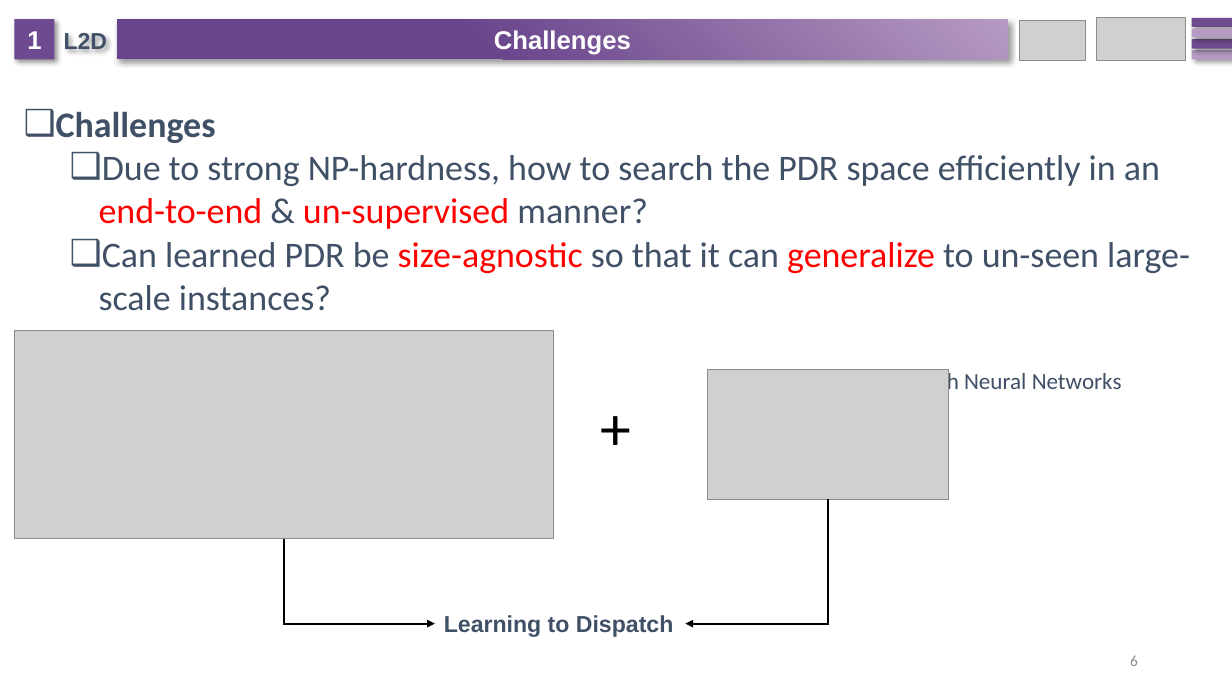
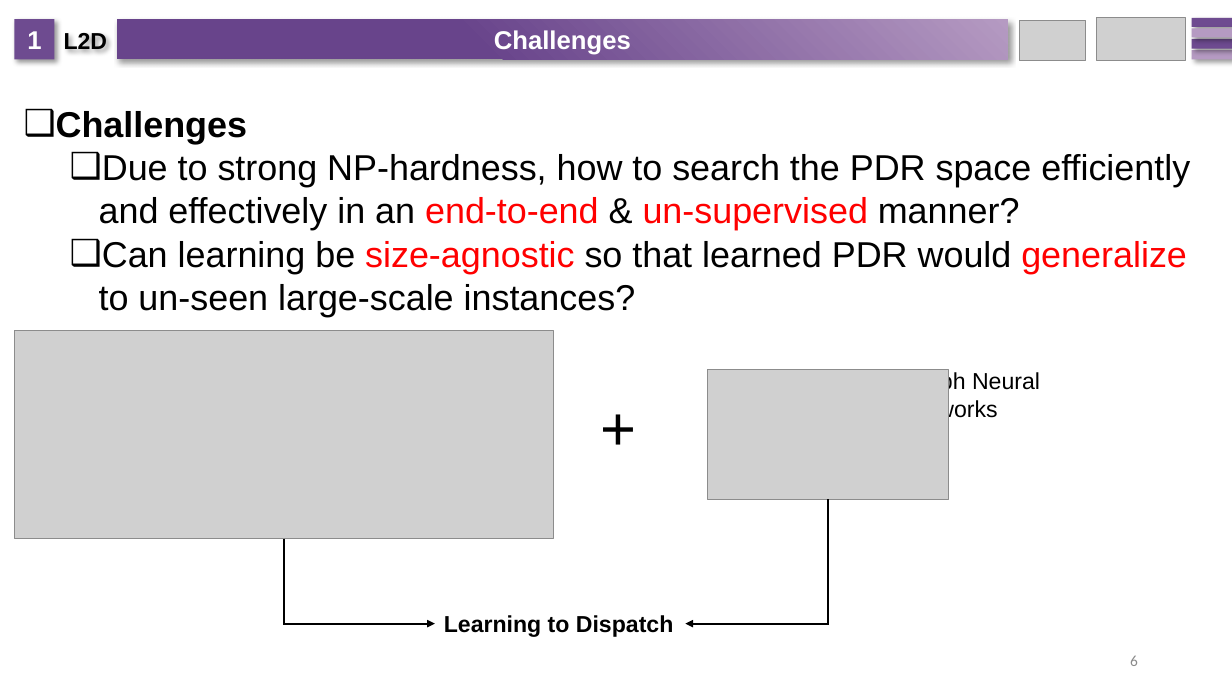
Before and after one commit to zcaicaros/L2D, a slide deck: slide 6 of NeurIPS L2D.pptx. Drawn at 1232x693 pixels with LibreOffice and Linux fonts; fonts in the diff are those of the drawing; grey boxes stand for pictures. Boxes give left, top, right and bottom in pixels: in the first picture for what was removed or moved away, otherwise in the second. Text is boxed around its words. In the diff, an @@ line names an element or a change of style, - is before the commit and + after.

```diff
--- a/NeurIPS L2D.pptx
+++ b/NeurIPS L2D.pptx
@@ text "L2D" at [64,30,108,54]: text colour #405067 to #000000 @@
@@ text at [56,111,247,144]: font Calibri to Arial, text colour #405067 to #000000 in "Challenges" @@
@@ text at [99,154,1190,317]: text changed; font Calibri to Arial; text colour #405067 to #000000 @@
-  ❑ Due to strong NP-hardness, how to search the PDR space efficiently in an end-to-end & un-supervised manner?
-  ❑ Can learned PDR be size-agnostic so that it can generalize to un-seen large-scale instances?
+  ❑ Due to strong NP-hardness, how to search the PDR space efficiently and effectively in an end-to-end & un-supervised manner?
+  ❑ Can learning be size-agnostic so that learned PDR would generalize to un-seen large-scale instances?
@@ text "+" at [592,384,640,469]: font Calibri to Arial @@
@@ text "Graph Neural Networks" at [901,371,1040,422]: font Calibri to Arial, text colour #405067 to #000000 @@
@@ text "Learning to Dispatch" at [444,615,673,637]: text colour #405067 to #000000 @@
```
Also in this commit, not shown: 13 other slides changed, 1 slide added.
